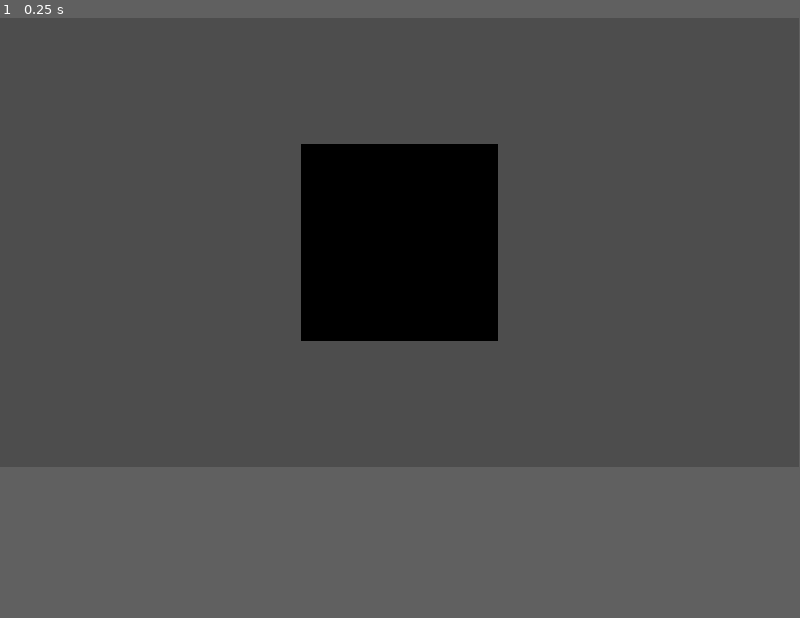
Above: before the commit, frame 1.
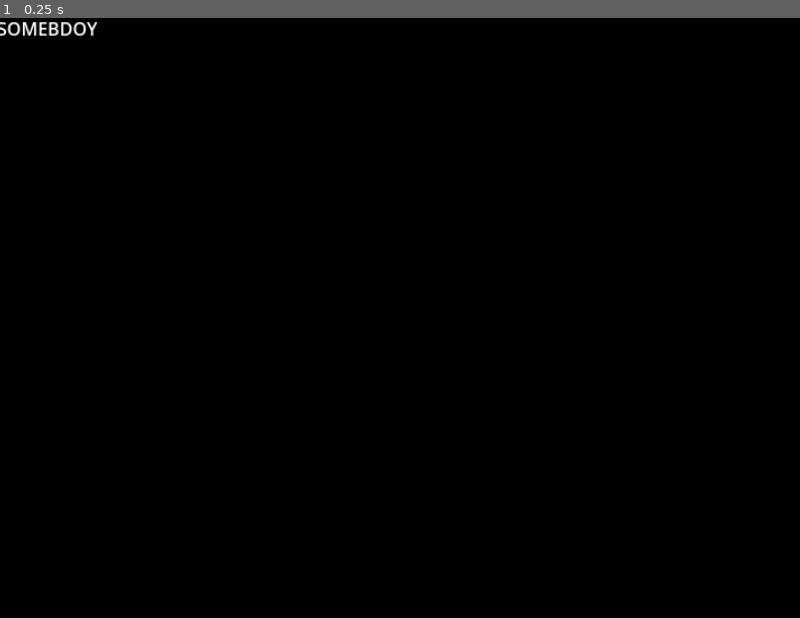
Above: after the commit, the same moment.

Repository: Routund/Substrate_Game
Game: Godot game, scene res://Earth_Screen/Earth_Screen.tscn
The game is run twice, just before and just after one commit, with the same random seed, the same clock (stepped at 60 frames per second) and the same inputs.
Inputs:
- Up to frame 1 (0.25 s): no input
In our replay, the window is 799x449 before the commit and 800x600 after it. These sizes can differ from the game's own. Grey fills any space a smaller window leaves; there, only what the larger window draws over its background counts as a difference.

The runs differ from the first frame. In frame 1, 67% of the frame differs, in the area x 0-100%, y 0-75%.

Commit message:
Made the Earth outline better and added inline borders Added a plane

Diff:
--- a/Earth_Model/Earth.tres
+++ b/Earth_Model/Earth.tres
@@ -1,4 +1,3 @@
 [gd_resource type="ViewportTexture" format=3 uid="uid://bwyskuhwbu6y7"]
 
 [resource]
-viewport_path = NodePath("SubViewport")
--- a/Earth_Model/Earth_Model.tscn
+++ b/Earth_Model/Earth_Model.tscn
@@ -1,7 +1,8 @@
-[gd_scene load_steps=6 format=3 uid="uid://kl7dnjbt0qeb"]
+[gd_scene load_steps=8 format=3 uid="uid://kl7dnjbt0qeb"]
 
 [ext_resource type="Texture2D" uid="uid://cy0msq0qyiat" path="res://Earth_Model/Material Base Color.png" id="1_oqafj"]
 [ext_resource type="Script" uid="uid://budw8felfyywc" path="res://Earth_Model/Globe.gd" id="2_lrfcm"]
+[ext_resource type="PackedScene" uid="uid://dgjagyxglgq4u" path="res://Stealth_Plane/Stealth_Plane.tscn" id="3_7inlf"]
 
 [sub_resource type="StandardMaterial3D" id="StandardMaterial3D_p86y4"]
 albedo_texture = ExtResource("1_oqafj")
@@ -10,7 +11,11 @@
 material = SubResource("StandardMaterial3D_p86y4")
 
 [sub_resource type="SphereShape3D" id="SphereShape3D_7inlf"]
-radius = 0.548775
+
+[sub_resource type="CylinderMesh" id="CylinderMesh_lrfcm"]
+top_radius = 0.01
+bottom_radius = 0.01
+height = 1.2
 
 [node name="MeshInstance3D" type="MeshInstance3D"]
 mesh = SubResource("SphereMesh_x41mv")
@@ -19,19 +24,12 @@
 [node name="Area3D" type="Area3D" parent="."]
 
 [node name="CollisionShape3D" type="CollisionShape3D" parent="Area3D"]
-visible = false
 shape = SubResource("SphereShape3D_7inlf")
 
-[node name="RayCast3D" type="RayCast3D" parent="."]
-target_position = Vector3(0, 2, 0)
-debug_shape_custom_color = Color(0.243829, 0.652811, 3.85046e-07, 1)
+[node name="MeshInstance3D" type="MeshInstance3D" parent="."]
+mesh = SubResource("CylinderMesh_lrfcm")
 
-[node name="RayCast3D2" type="RayCast3D" parent="."]
-target_position = Vector3(2, 0, 0)
-debug_shape_custom_color = Color(1, 0.132478, 0.220373, 1)
-
-[node name="RayCast3D3" type="RayCast3D" parent="."]
-target_position = Vector3(0, 0, 2)
-debug_shape_custom_color = Color(0.428849, 0.483182, 1, 1)
+[node name="StealthPlane" parent="." instance=ExtResource("3_7inlf")]
+transform = Transform3D(1, 0, 0, 0, 1, 0, 0, 0, 1, 0.430401, 0.0510042, 0.166175)
 
 [connection signal="input_event" from="Area3D" to="." method="_on_area_3d_input_event"]
--- a/Earth_Subview.tscn
+++ b/Earth_Model/Earth_Subview.tscn
@@ -8,8 +8,8 @@
 debug_draw = 1
 physics_object_picking = true
 
-[node name="Earth" parent="." instance=ExtResource("2_8xmli")]
-transform = Transform3D(1, 0, 0, 0, 1, 0, 0, 0, 1, 0, 0, 0)
+[node name="Earth" parent="." instance=ExtResource("1_4768e")]
+transform = Transform3D(-0.293523, 0, -0.955952, 0, 1, 0, 0.955952, 0, -0.293523, 0, 0, 0)
 
 [node name="Camera3D" type="Camera3D" parent="."]
 transform = Transform3D(1, 0, 0, 0, 1, 0, 0, 0, 1, 0, 0, 1)
--- a/Earth_Model/Globe.gd
+++ b/Earth_Model/Globe.gd
@@ -3,48 +3,61 @@
 @onready var bounding : Area3D = $Area3D
 @onready var camera : Camera3D = $"../Camera3D"
 var current_camera_degreees : float = 0
-var bounded  = false
 var mouse_down = false
 var dragging = false
 var sensitivity_inv = 10000
 var rotation_velocity : Vector2 = Vector2.ZERO
-var rotation_velocity_damping : float = 20
+var rotation_velocity_damping : float = 35
+var last_mouse_pos : Vector3 = Vector3(0,0,0)
+var world_map : Image = Image.load_from_file("res://Earth_Model/Material Base Color.png")
+@onready var neon_shader : SubViewportContainer = get_parent().get_parent()
 
 func _ready():
-	bounding.mouse_entered.connect(_mouse_entered_area)
-	bounding.mouse_exited.connect(_mouse_exited_area)
+	pass
 
-func _mouse_entered_area():
-	bounded = true
+func sample(point : Vector3):
+	point = point.normalized()
+	var u = (atan2(point.x, point.z)) / (2 * PI);
+	if u < 0:
+		u = 1+u
+	var v = asin(point.y)/PI + 0.5
+	var colour = world_map.get_pixel(u*world_map.get_size().x-1,(1-v)*world_map.get_size().y)
+	if (Vector3(colour.r,colour.g,colour.b) != Vector3(1.0,1.0,1.0)):
+		neon_shader.material.set("shader_parameter/exclusive_colour",colour)
+	pass
 
 func _process(float) -> void:
 	if mouse_down:
 		if !Input.is_mouse_button_pressed(MOUSE_BUTTON_LEFT):
 			mouse_down = false
+			if !dragging:
+				sample(last_mouse_pos)
+			dragging = false
 		else:
 			var mouse_vel = Input.get_last_mouse_velocity()
-			if mouse_vel.length() > 0.01:
+			if mouse_vel.length() > 0.1:
+				dragging = true
 				rotation_velocity = mouse_vel
 
-	rotation.y += rotation_velocity.x/sensitivity_inv
-	current_camera_degreees = max(-PI/2,min(PI/2,current_camera_degreees + rotation_velocity.y/sensitivity_inv))
-	print(current_camera_degreees)
-	camera.position.z = cos(current_camera_degreees)
-	camera.position.y = sin(current_camera_degreees)
-	camera.transform.basis.y = Vector3(0,cos(current_camera_degreees),-sin(current_camera_degreees))
-	camera.transform.basis.z = Vector3(0,sin(current_camera_degreees),cos(current_camera_degreees))
-	rotation_velocity.x = move_toward(rotation_velocity.x,0,rotation_velocity_damping)
-	rotation_velocity.y = move_toward(rotation_velocity.y,0,rotation_velocity_damping)
-
-
-func _mouse_exited_area():
-	bounded = false
+	if rotation_velocity.length() > 0:
+		rotation.y += rotation_velocity.x/sensitivity_inv
+		current_camera_degreees = max(-PI/2,min(PI/2,current_camera_degreees + rotation_velocity.y/sensitivity_inv))
+		camera.position.z = cos(current_camera_degreees)
+		camera.position.y = sin(current_camera_degreees)
+		camera.transform.basis.y = Vector3(0,cos(current_camera_degreees),-sin(current_camera_degreees))
+		camera.transform.basis.z = Vector3(0,sin(current_camera_degreees),cos(current_camera_degreees))
+		rotation_velocity.x = move_toward(rotation_velocity.x,0,rotation_velocity_damping)
+		rotation_velocity.y = move_toward(rotation_velocity.y,0,rotation_velocity_damping)
 
 
 func _on_area_3d_input_event(camera: Node, event: InputEvent, event_position: Vector3, normal: Vector3, shape_idx: int) -> void:
+	if event is InputEventMouseButton:
+		if event.button_index == 5:
+			$"../Camera3D".fov = min(150,$"../Camera3D".fov+0.4)
+		elif event.button_index == 4:
+			$"../Camera3D".fov = max(30,$"../Camera3D".fov-0.4)
+		else:
+			mouse_down = true
+			last_mouse_pos = to_local(event_position)
+
 	pass # Replace with function body.
-
-func _input(event: InputEvent) -> void:
-	if event is InputEventMouseButton and bounded:
-		mouse_down = event.pressed
-	pass
--- /dev/null
+++ b/Earth_Screen/Control_Panel.tscn
@@ -0,0 +1,40 @@
+[gd_scene load_steps=4 format=3 uid="uid://c10cd2cmuhvxx"]
+
+[ext_resource type="Shader" uid="uid://cwnsywapscegx" path="res://Earth_Screen/Planet_Neon.gdshader" id="1_uqmre"]
+[ext_resource type="PackedScene" uid="uid://drxctvsgi51k3" path="res://Earth_Model/Earth_Subview.tscn" id="3_maaix"]
+
+[sub_resource type="ShaderMaterial" id="ShaderMaterial_0jbh4"]
+shader = ExtResource("1_uqmre")
+shader_parameter/thickness = 0.1
+shader_parameter/add = 0.001
+shader_parameter/exclusive_colour = Vector3(1, 0.5, 1)
+
+[node name="Control" type="Control"]
+layout_mode = 3
+anchors_preset = 0
+offset_right = 40.0
+offset_bottom = 40.0
+
+[node name="ColorRect" type="ColorRect" parent="."]
+custom_minimum_size = Vector2(720, 540)
+layout_mode = 0
+offset_right = 720.0
+offset_bottom = 540.0
+color = Color(0, 0, 0, 1)
+
+[node name="SubViewportContainer" type="SubViewportContainer" parent="."]
+material = SubResource("ShaderMaterial_0jbh4")
+layout_mode = 0
+offset_right = 720.0
+offset_bottom = 540.0
+stretch = true
+
+[node name="SubViewport" parent="SubViewportContainer" instance=ExtResource("3_maaix")]
+size = Vector2i(720, 540)
+render_target_update_mode = 4
+
+[node name="Label" type="Label" parent="."]
+layout_mode = 0
+offset_right = 40.0
+offset_bottom = 23.0
+text = "SOMEBDOY"
--- a/Earth_Screen/Earth_Screen.tscn
+++ b/Earth_Screen/Earth_Screen.tscn
@@ -1,38 +1,30 @@
-[gd_scene load_steps=9 format=3 uid="uid://djlgtwoa2l7cf"]
+[gd_scene load_steps=7 format=3 uid="uid://djlgtwoa2l7cf"]
 
-[ext_resource type="PackedScene" uid="uid://drxctvsgi51k3" path="res://Earth_Subview.tscn" id="1_wu206"]
-[ext_resource type="Shader" uid="uid://cwnsywapscegx" path="res://Earth_Screen/Planet_Neon.gdshader" id="2_wu206"]
-[ext_resource type="Texture2D" uid="uid://bwyskuhwbu6y7" path="res://Earth_Model/Earth.tres" id="3_wu01o"]
+[ext_resource type="PackedScene" uid="uid://c10cd2cmuhvxx" path="res://Earth_Screen/Control_Panel.tscn" id="2_4b7hu"]
 [ext_resource type="Script" uid="uid://c40keeqseoivw" path="res://Earth_Screen/Earth_Screen_Translate.gd" id="4_wu206"]
 
 [sub_resource type="QuadMesh" id="QuadMesh_h7rx5"]
 resource_local_to_scene = true
-lightmap_size_hint = Vector2i(7, 7)
+size = Vector2(1, 0.75)
 
-[sub_resource type="ShaderMaterial" id="ShaderMaterial_rid74"]
-resource_local_to_scene = true
-render_priority = 1
-shader = ExtResource("2_wu206")
-shader_parameter/globe_text = ExtResource("3_wu01o")
-shader_parameter/thickness = 0.0
-shader_parameter/add = 0.006
+[sub_resource type="ViewportTexture" id="ViewportTexture_4b7hu"]
+viewport_path = NodePath("SubViewport")
 
 [sub_resource type="StandardMaterial3D" id="StandardMaterial3D_vfhqg"]
 resource_local_to_scene = true
-next_pass = SubResource("ShaderMaterial_rid74")
-albedo_color = Color(1, 1, 1, 0)
-albedo_texture_force_srgb = true
+shading_mode = 0
+albedo_texture = SubResource("ViewportTexture_4b7hu")
 
 [sub_resource type="BoxShape3D" id="BoxShape3D_rid74"]
-size = Vector3(1, 1, 0.0281982)
+size = Vector3(1, 0.753479, 0.0281982)
 
 [node name="Node3D" type="Node3D"]
 
 [node name="Camera3D" type="Camera3D" parent="."]
-transform = Transform3D(-4.37114e-08, 0, 1, 0, 1, 0, -1, 0, -4.37114e-08, -1, 0, -0.45532)
+transform = Transform3D(-4.37114e-08, 0, 1, 0, 1, 0, -1, 0, -4.37114e-08, -7.0596, 0, 3.3124)
 
 [node name="Earth_Screen" type="MeshInstance3D" parent="."]
-transform = Transform3D(-4.37114e-08, 0, 1, 0, 1, 0, -1, 0, -4.37114e-08, -2.48021, 0, -0.45532)
+transform = Transform3D(-8.74228e-08, 0, 2, 0, 2, 0, -2, 0, -8.74228e-08, -8.02886, 0, 3.3124)
 mesh = SubResource("QuadMesh_h7rx5")
 surface_material_override/0 = SubResource("StandardMaterial3D_vfhqg")
 script = ExtResource("4_wu206")
@@ -40,23 +32,10 @@
 [node name="Area3D" type="Area3D" parent="Earth_Screen"]
 
 [node name="CollisionShape3D" type="CollisionShape3D" parent="Earth_Screen/Area3D"]
-transform = Transform3D(1, 0, 0, 0, 1, 0, 0, 0, 1, 0, 0, 0.00152588)
+transform = Transform3D(1, 0, 0, 0, 1, 0, 0, 0, 1, 0, 0.00131226, 0.00152588)
 shape = SubResource("BoxShape3D_rid74")
 
 [node name="SubViewport" type="SubViewport" parent="."]
+size = Vector2i(720, 540)
 
-[node name="Control" type="Control" parent="SubViewport"]
-layout_mode = 3
-anchors_preset = 0
-offset_right = 40.0
-offset_bottom = 40.0
-
-[node name="SubViewportContainer" type="SubViewportContainer" parent="SubViewport/Control"]
-layout_mode = 0
-offset_left = -6.0
-offset_top = -18.0
-offset_right = 506.0
-offset_bottom = 494.0
-
-[node name="SubViewport" parent="SubViewport/Control/SubViewportContainer" instance=ExtResource("1_wu206")]
-render_target_update_mode = 4
+[node name="Control" parent="SubViewport" instance=ExtResource("2_4b7hu")]
--- a/Earth_Screen/Planet_Neon.gdshader
+++ b/Earth_Screen/Planet_Neon.gdshader
@@ -1,25 +1,42 @@
-shader_type spatial;
-uniform sampler2D globe_text;
+shader_type canvas_item;
 uniform float thickness = 0.0;
 uniform float add = 0.0001;
+uniform vec3 exclusive_colour = vec3(1.0,0.5,1.0);
+
+float mag(vec3 vec){
+	return sqrt(vec.x*vec.x + vec.y*vec.y+vec.z*vec.z);
+}
 
 void vertex() {
 	// Called for every vertex the material is visible on.
 }
 
 void fragment() {
-	vec3 colour = texture(globe_text,UV).rgb;
+	vec4 sample = texture(TEXTURE,UV);
+	vec3 colour = sample.rgb;
 
-	vec3 up = texture(globe_text,vec2(UV.x,UV.y+add)).rgb;
-	vec3 left = texture(globe_text,vec2(UV.x-add,UV.y)).rgb;
-	vec3 right = texture(globe_text,vec2(UV.x+add,UV.y)).rgb;
-	vec3 down = texture(globe_text,vec2(UV.x,UV.y-add)).rgb;
+	float up = mag(colour- texture(TEXTURE,vec2(UV.x,UV.y+add)).rgb);
+	float left = mag(colour- texture(TEXTURE,vec2(UV.x-add,UV.y)).rgb);
+	float right = mag(colour - texture(TEXTURE,vec2(UV.x+add,UV.y)).rgb);
+	float down = mag(colour - texture(TEXTURE,vec2(UV.x,UV.y-add)).rgb);
 
-	if(abs(colour.r - up.r) > thickness || abs(colour.r - down.r) > thickness || abs(colour.r - left.r) > thickness || abs(colour.r - right.r) > thickness){
-		ALBEDO = vec3(32.0,6.6,0.9);
+	if(up > thickness || down > thickness || left > thickness || right > thickness){
+		COLOR = vec4(1.0,0.55,0.1,1.0);
+	}
+	else if(mag(colour - vec3(1.0,1.0,1.0)) > 0.1 && sample.a > 0.0){
+		if (mag(colour- texture(TEXTURE,vec2(UV.x,UV.y+add*10.0)).rgb) > 0.004 || mag(colour - texture(TEXTURE,vec2(UV.x,UV.y-add*10.0)).rgb) > 0.004 || mag(colour- texture(TEXTURE,vec2(UV.x-add*10.0,UV.y)).rgb) > 0.004 || mag(colour- texture(TEXTURE,vec2(UV.x+add*10.0,UV.y)).rgb) > 0.004){
+			COLOR = vec4(010,0.55,0.1,0.6);
+		}
+		else{
+			COLOR = vec4(0);
+		}
 	}
 	else{
-		ALBEDO = vec3(0.0,0.0,0.0);
+		COLOR = vec4(0);
+	}
+
+	if (mag(colour-exclusive_colour) < 0.05){
+		COLOR = vec4(1.0,0.55,0.1,0.8);
 	}
 	 //Called for every pixel the material is visible on.
 }
--- /dev/null
+++ b/Stealth_Plane/Stealth_Plane.tscn
@@ -0,0 +1,21 @@
+[gd_scene load_steps=5 format=3 uid="uid://dgjagyxglgq4u"]
+
+[ext_resource type="Texture2D" uid="uid://du2vstu2sbbd0" path="res://Stealth_Plane/Recon_plane.png" id="1_8nps0"]
+[ext_resource type="Script" uid="uid://c75q6awffgyfv" path="res://Stealth_Plane/stealth_plane.gd" id="1_lchg8"]
+
+[sub_resource type="StandardMaterial3D" id="StandardMaterial3D_lchg8"]
+transparency = 2
+alpha_scissor_threshold = 0.5
+alpha_antialiasing_mode = 0
+cull_mode = 2
+albedo_texture = ExtResource("1_8nps0")
+
+[sub_resource type="PlaneMesh" id="PlaneMesh_f8oqj"]
+material = SubResource("StandardMaterial3D_lchg8")
+size = Vector2(0.02, 0.02)
+
+[node name="StealthPlane" type="Node3D"]
+script = ExtResource("1_lchg8")
+
+[node name="MeshInstance3D" type="MeshInstance3D" parent="."]
+mesh = SubResource("PlaneMesh_f8oqj")
--- /dev/null
+++ b/Stealth_Plane/stealth_plane.gd
@@ -0,0 +1,13 @@
+extends Node3D
+
+
+func _process(delta: float) -> void:
+	position += 0.001 * transform.basis.x
+	var up = position.normalized()
+	var side : Vector3 = up.cross(-basis.z)
+	var forward = up.cross(side)
+	var new_transform : Transform3D = Transform3D(side,up,forward,up*0.51)
+	#print(angle_between)
+	transform = new_transform.orthonormalized()
+
+	transform = transform.rotated(up,0.02)
--- a/project.godot
+++ b/project.godot
@@ -15,6 +15,12 @@
 config/features=PackedStringArray("4.4", "Forward Plus")
 config/icon="res://icon.svg"
 
+[display]
+
+window/size/viewport_height=864
+window/stretch/mode="viewport"
+window/stretch/aspect="expand"
+
 [input]
 
 move_left={
Not shown: 1 places in Earth_Model/Earth_Subview.tscn that only renumber resources
Binary file changed: Earth_Model/Material Base Color.png
Binary file added: Stealth_Plane/Recon_plane.png
Not shown, added: Stealth_Plane/Recon_plane.png.import
Not shown, added: Stealth_Plane/stealth_plane.gd.uid
Not shown, added: Earth_Model/Material Base Color.png~
